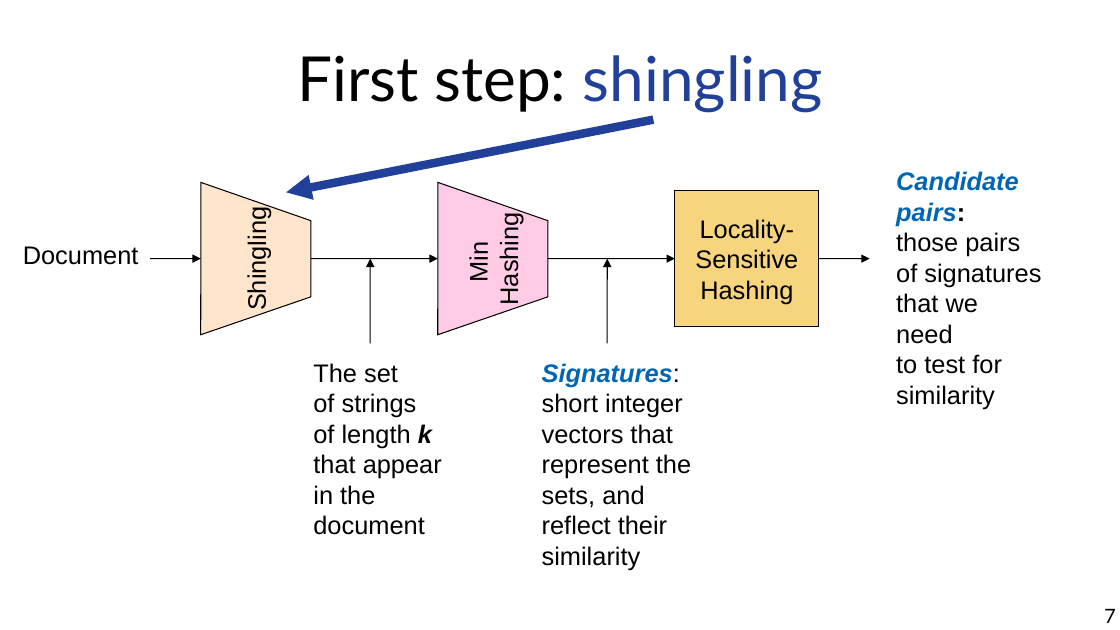
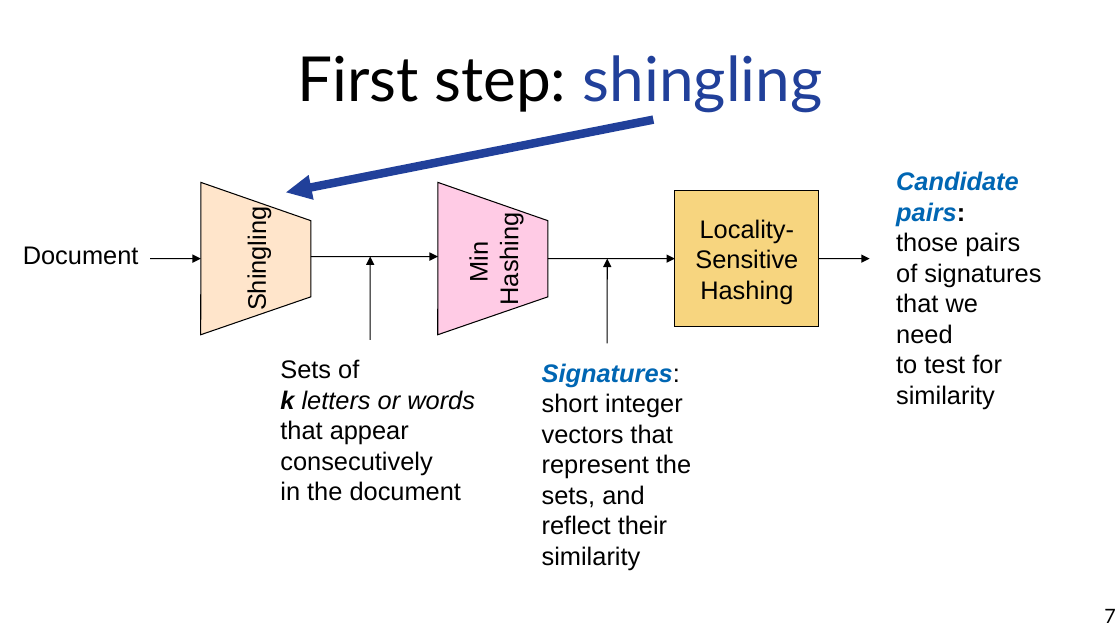
Before and after one commit to chatox/data-mining-course, a slide deck: slide 7 of theory/odp/tt08_near_duplicates.odp. Drawn at 1120x630 pixels with LibreOffice and Linux fonts; fonts in the diff are those of the drawing. Boxes give left, top, right and bottom in pixels: in the first picture for what was removed or moved away, otherwise in the second. Text is boxed around its words. In the diff, an @@ line names an element or a change of style, - is before the commit and + after.

```diff
--- a/theory/odp/tt08_near_duplicates.odp
+++ b/theory/odp/tt08_near_duplicates.odp
@@ arrow moved from (370, 344) - (370, 259) to (370, 340) - (370, 257) @@
@@ text at [280,359,475,501]: text changed @@
-The set
-of strings
-of length k
-that appear
-in the
-document
+Sets of
+k letters or words
+that appear
+consecutively
+in the document
```
Also in this commit, not shown: 1 other slide changed, 5 other files.
